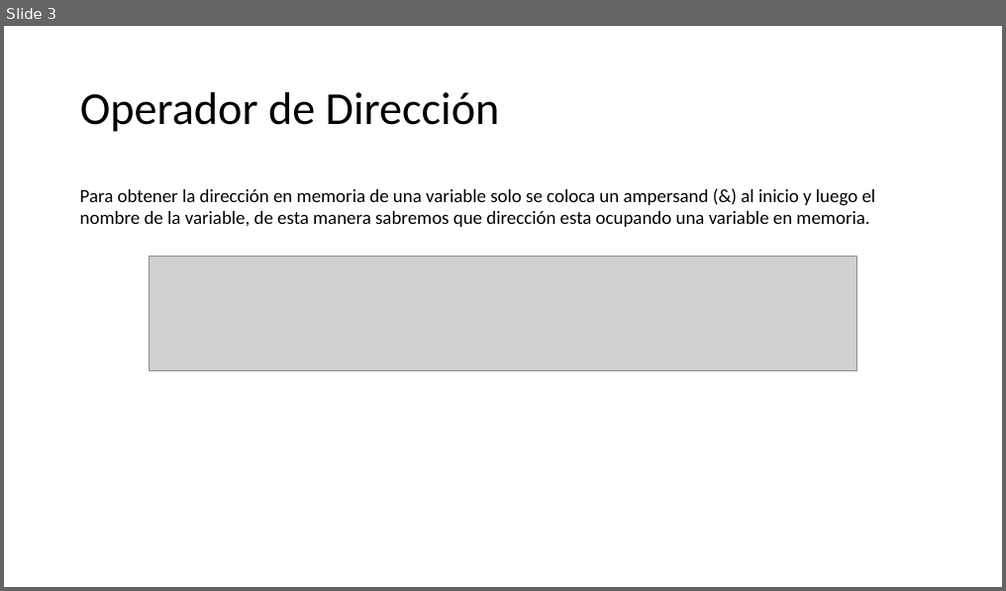
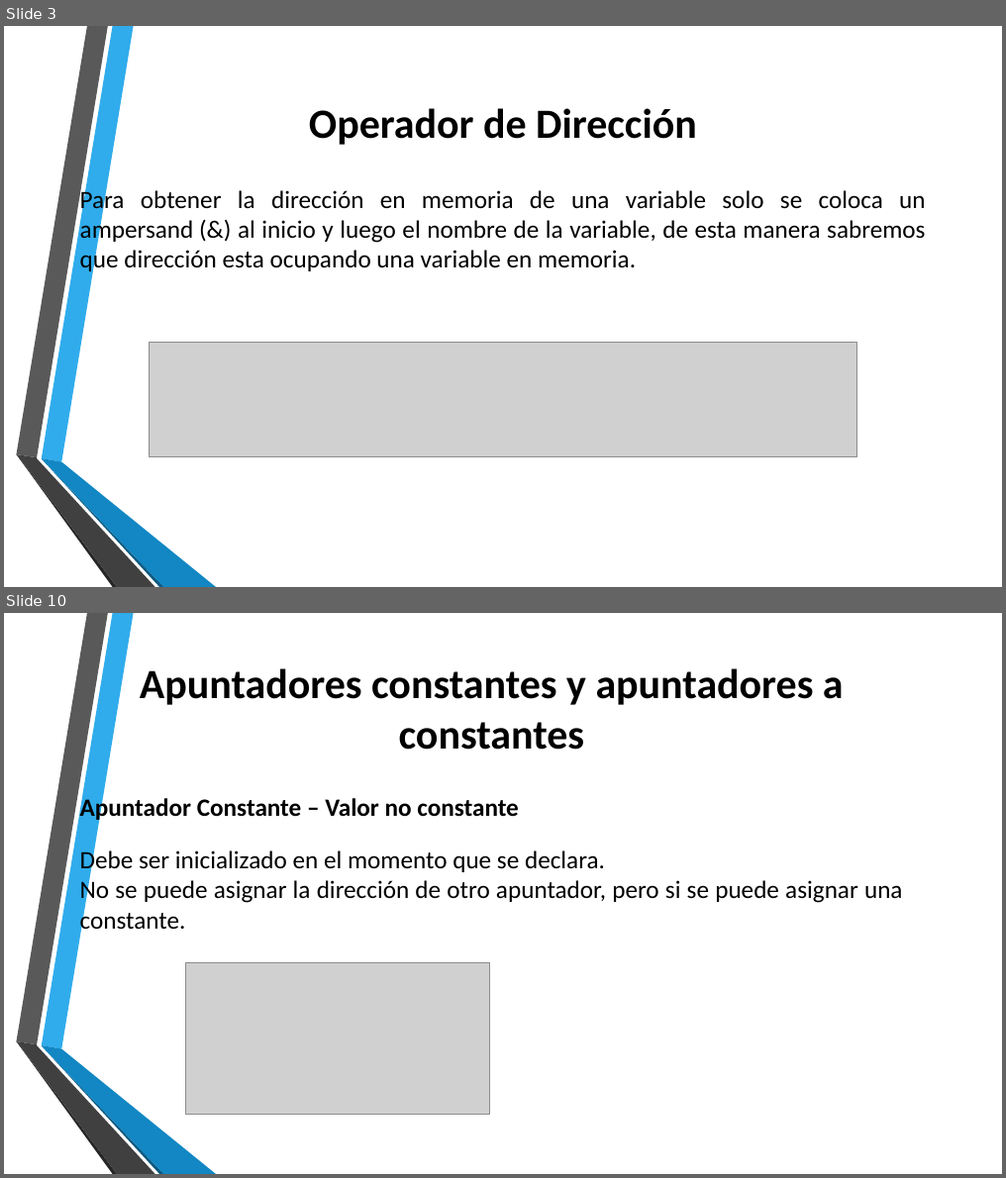
Before and after one commit to Luis96791/EstructuraDatos, a slide deck: Apuntadores.pptx. Shown one above the other, each under a label of ours: slide 3 before the commit, slides 3 and 10 after it; the slides between them are not shown. The pictures are 1006x591 and 1006x1178 pixels, drawn with LibreOffice and Linux fonts; fonts in the diff are those of the drawing; grey boxes stand for pictures; background and template pictures are left out. Boxes give left, top, right and bottom in pixels: in the first picture for what was removed or moved away, otherwise in the second. Text is boxed around its words. In the diff, an @@ line names an element or a change of style, - is before the commit and + after.

```diff
--- a/Apuntadores.pptx
+++ b/Apuntadores.pptx
@@ slide 10 added at (x1=4, y1=613, x2=1002, y2=1174), background picture (left out); not listed: 6 template elements that a slide beside it also shows @@
@@ text added at (x1=140, y1=668, x2=844, y2=750), 40 pt, text #000000, bold @@
+Apuntadores constantes y apuntadores a constantes
@@ text added at (x1=80, y1=796, x2=903, y2=935), 24 pt, text #000000 @@
+Apuntador Constante – Valor no constante
+Debe ser inicializado en el momento que se declara.
+No se puede asignar la dirección de otro apuntador, pero si se puede asignar una constante.
@@ picture added at (x1=186, y1=963, x2=490, y2=1115) @@
@@ slide 3 changed as well @@
@@ title "Operador de Dirección" moved from (x1=80, y1=92, x2=500, y2=132) to (x1=309, y1=108, x2=697, y2=145) @@
@@ title "Operador de Dirección" at (x1=309, y1=108, x2=697, y2=145): size 44 to 40 pt, bold on; alignment left to centre; line spacing 0.9 to 1 @@
@@ text "Para obtener la dirección en ..." at (x1=80, y1=187, x2=925, y2=274): size 18 to 24 pt; alignment left to justified @@
@@ picture moved from (x1=149, y1=256, x2=856, y2=372) to (x1=149, y1=342, x2=856, y2=458) @@
@@ group added at (x1=16, y1=26, x2=216, y2=587): 6 freeform shapes @@
```
Also in this commit, not shown: 1 other slide changed, 12 other slides added, 2 slides removed, 22 other files.
